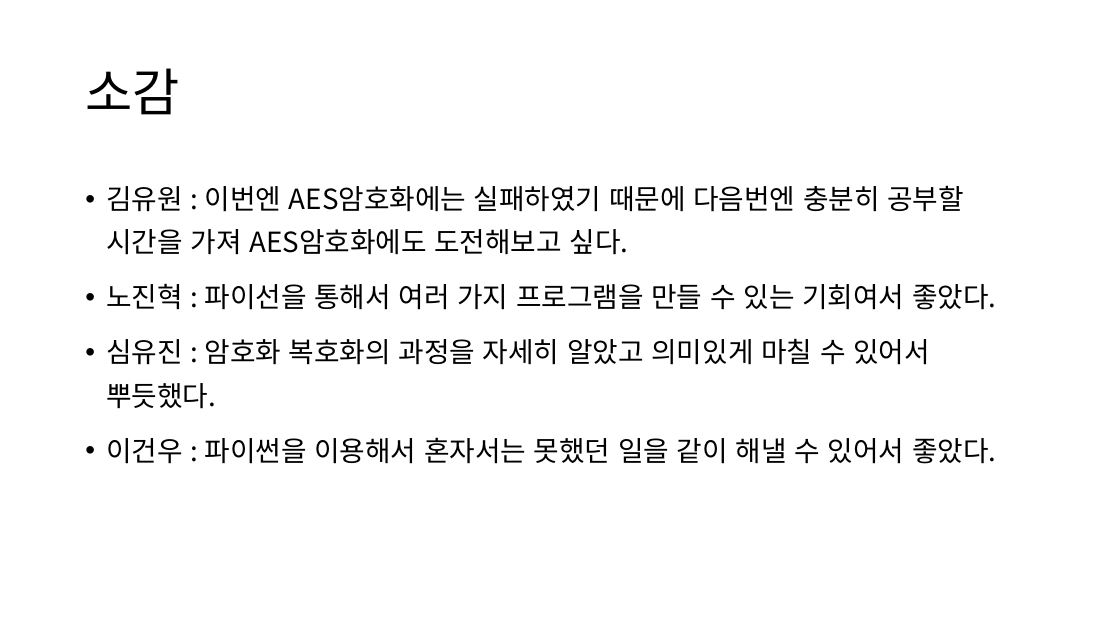
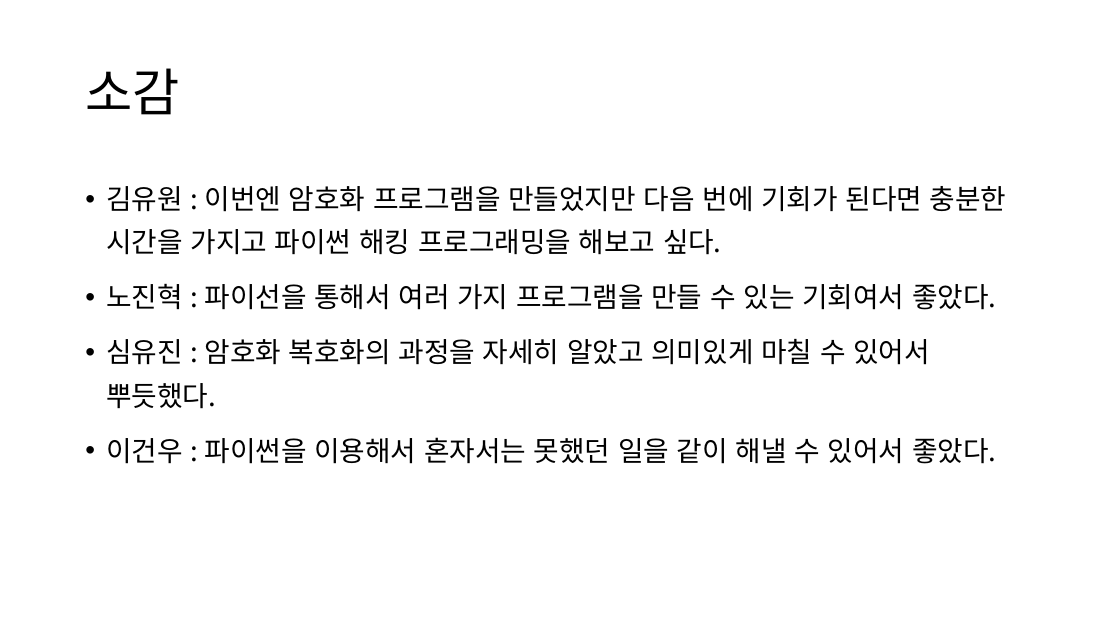
Before and after one commit to alphaday11/-, a slide deck: slide 8 of 정보 피피티.pptx. Drawn at 1120x630 pixels with LibreOffice and Linux fonts; fonts in the diff are those of the drawing. Boxes give left, top, right and bottom in pixels: in the first picture for what was removed or moved away, otherwise in the second. Text is boxed around its words. In the diff, an @@ line names an element or a change of style, - is before the commit and + after.

```diff
--- a/정보 피피티.pptx
+++ b/정보 피피티.pptx
@@ text at [106, 186, 1007, 255]: text changed @@
-• 김유원 : 이번엔 AES암호화에는 실패하였기 때문에 다음번엔 충분히 공부할 시간을 가져 AES암호화에도 도전해보고 싶다.
+• 김유원 : 이번엔 암호화 프로그램을 만들었지만 다음 번에 기회가 된다면 충분한 시간을 가지고 파이썬 해킹 프로그래밍을 해보고 싶다.
```
